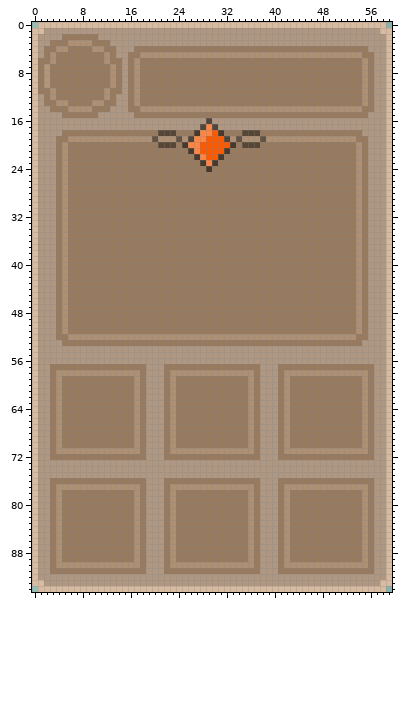
Two states of a pixel-art file, Aseprite Files/UI/card.aseprite. Above is the file before it was changed.
60x95 pixels, 1 frame.
After:
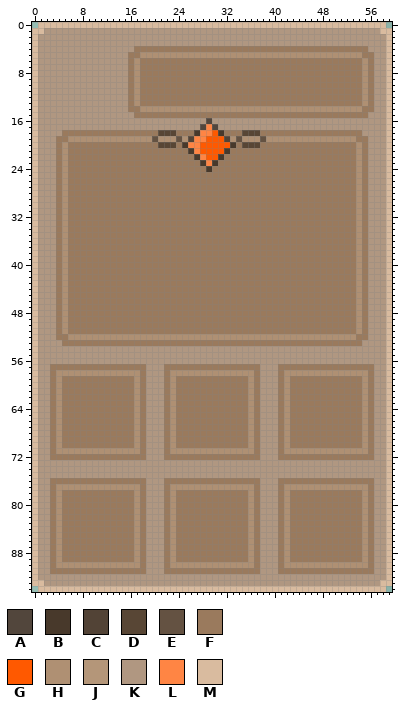
Palette (. is transparent): A #52463c  B #48392b  C #524336  D #584635  E #645242  F #9a7a5d  G #ff5900  H #af9073  J #b49679  K #b09781  L #ff8544  M #d9bb9f
The edit:
layer "circle" removed
Colour F gives way to colour K in row 2 at x 5 to 10; in row 3 at x 3 to 5 and 10 to 12; in row 4 at x 2 to 3, 6 to 9 and 12 to 13; in row 5 at x 2, 4 to 11 and 13; in row 6 at x 1 to 2, 4 to 11 and 13 to 14; in rows 7 to 10 at x 1, 3 to 12 and 14.
Colour F gives way to colour K in row 11 at x 1 to 2, 4 to 11 and 13 to 14; in row 12 at x 2, 4 to 11 and 13; in row 13 at x 2 to 3, 6 to 9 and 12 to 13; in row 14 at x 3 to 5 and 10 to 12; in row 15 at x 5 to 10.
Colour H gives way to colour K in row 3 at x 6 to 9; in row 4 at x 4 to 5 and 10 to 11; in rows 5 to 6 at x 3 and 12; in rows 7 to 10 at x 13; in rows 11 to 12 at x 3 and 12; in row 13 at x 4 to 5 and 10 to 11.
Colour H gives way to colour K in row 14 at x 6 to 9.
Colour J gives way to colour K in rows 7 to 10 at x 2.
Where, in picture pixels (left, top, right, bottom), the same in both pictures:
changed: (38, 34, 122, 118)
